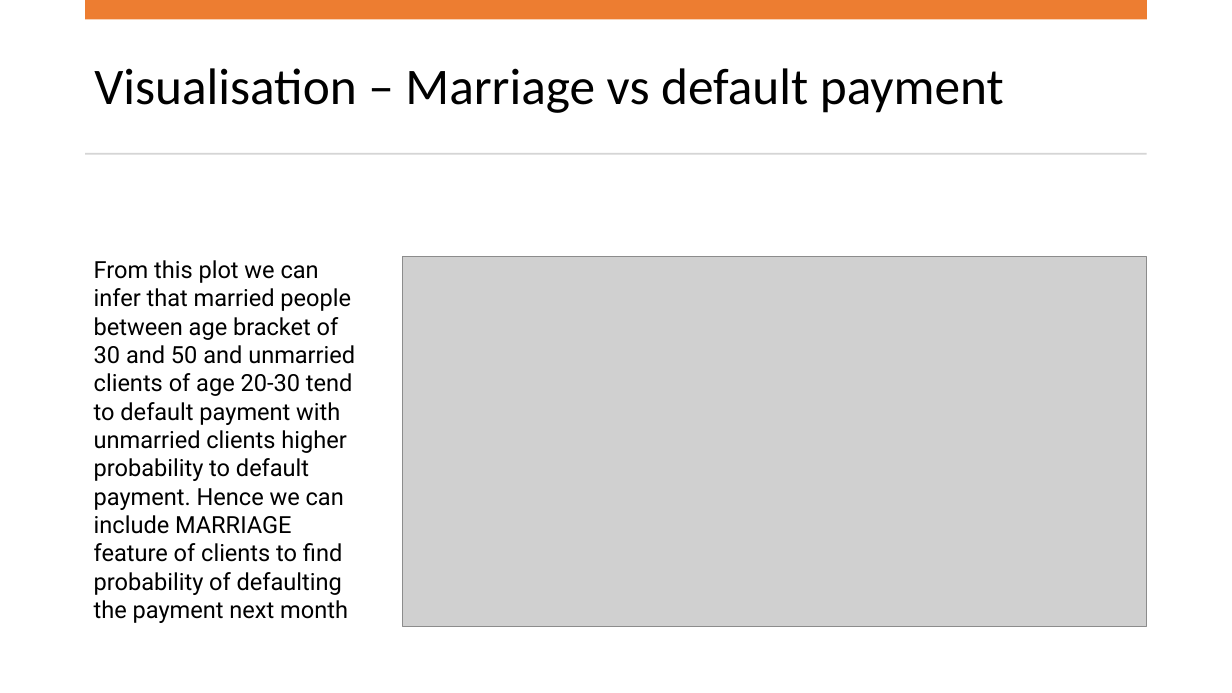
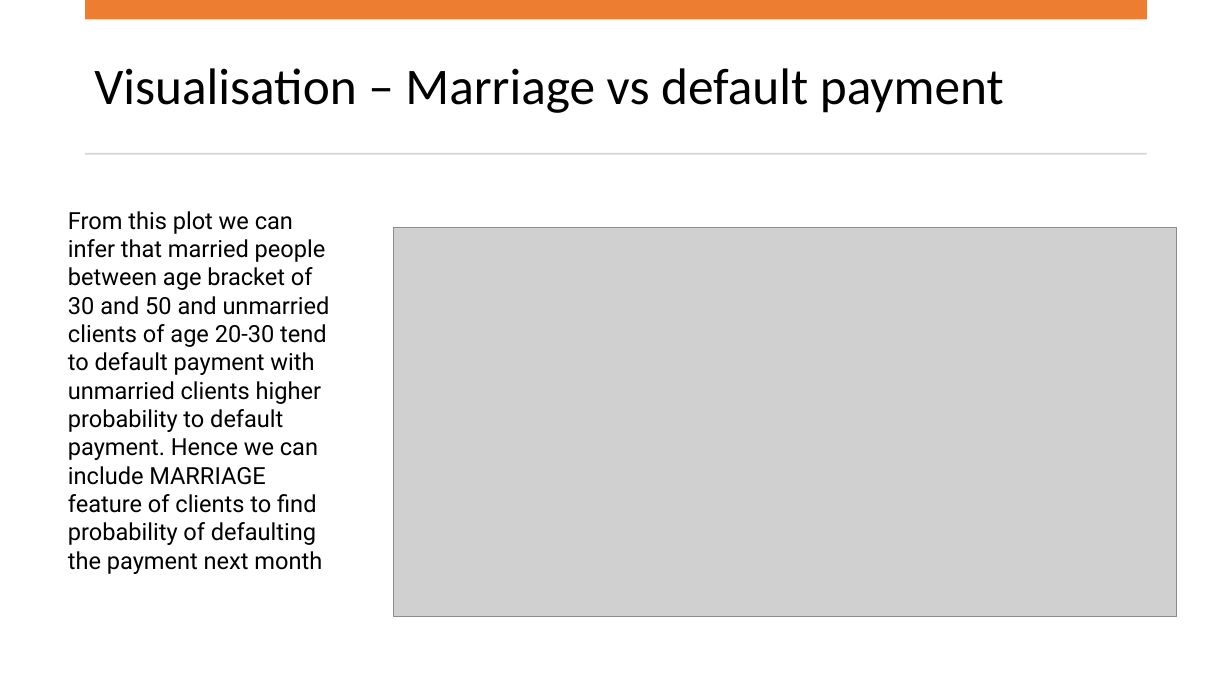
Before and after one commit to pragyanandan/mini-Project-2-ML, a slide deck: slide 8 of Mini-Project.pptx. Drawn at 1232x693 pixels with LibreOffice and Linux fonts; fonts in the diff are those of the drawing; grey boxes stand for pictures. Boxes give left, top, right and bottom in pixels: in the first picture for what was removed or moved away, otherwise in the second. Text is boxed around its words. In the diff, an @@ line names an element or a change of style, - is before the commit and + after.

```diff
--- a/Mini-Project.pptx
+++ b/Mini-Project.pptx
@@ text "From this plot we can ...": place and size @@
-text "From this plot we can ..." at [94, 260, 355, 623]
+text "From this plot we can ..." at [68, 211, 330, 574]
@@ picture: place and size @@
-picture at [403, 257, 1147, 627]
+picture at [394, 227, 1177, 616]
```
Also in this commit, not shown: 5 other slides changed.
